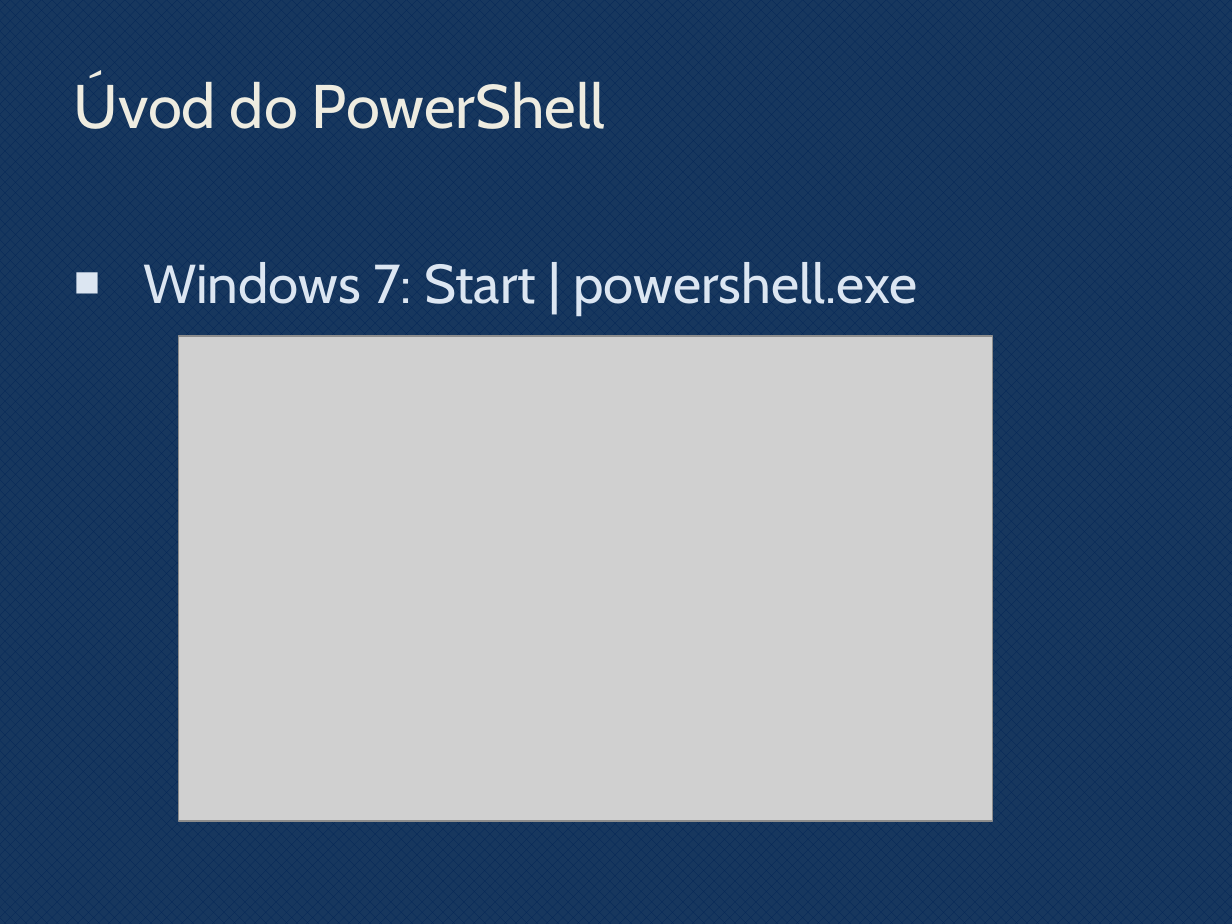
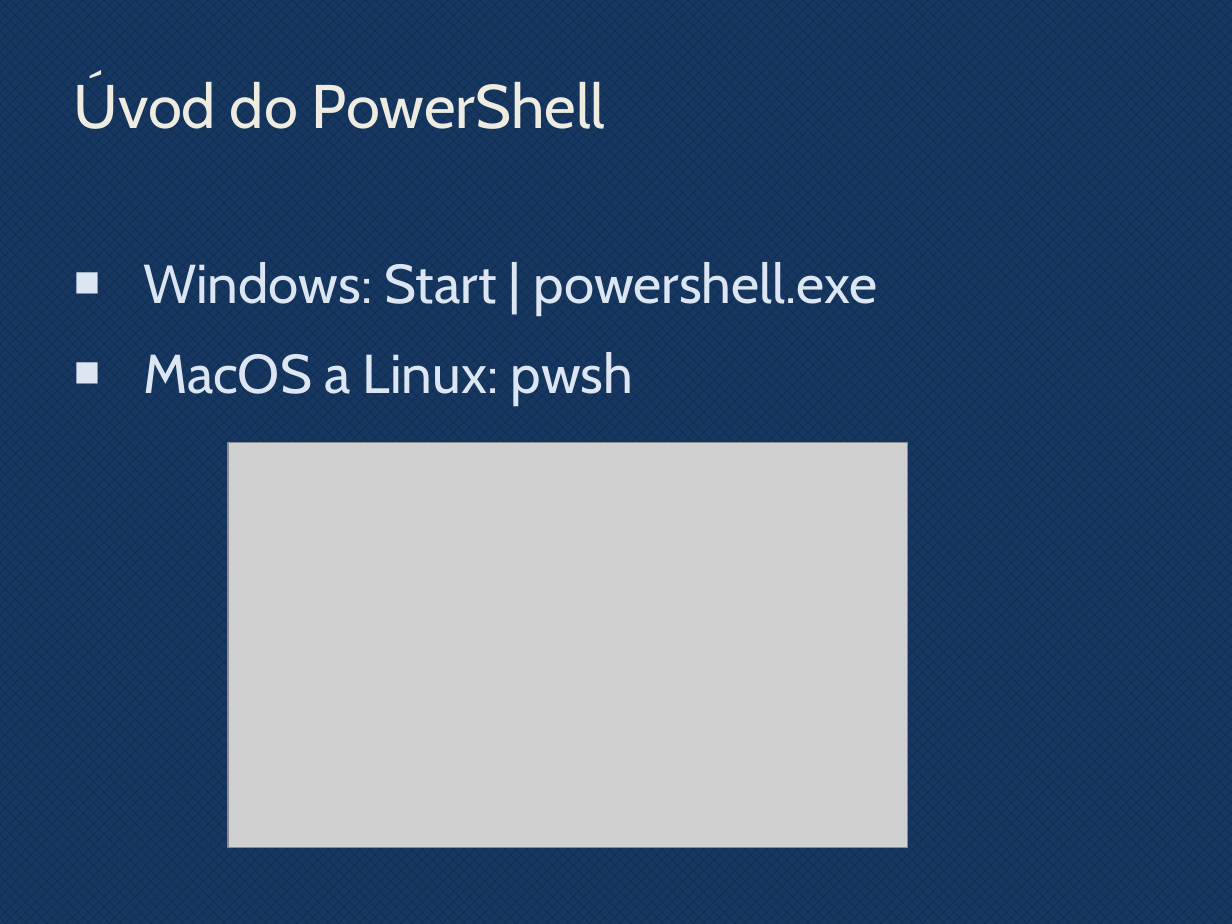
Before and after one commit to novotnyr/powershell-cvicebnica, a slide deck: slide 17 of slides/powershell.pptx. Drawn at 1232x924 pixels with LibreOffice and Linux fonts; fonts in the diff are those of the drawing; grey boxes stand for pictures; background and template pictures are left out. Boxes give left, top, right and bottom in pixels: in the first picture for what was removed or moved away, otherwise in the second. Text is boxed around its words. In the diff, an @@ line names an element or a change of style, - is before the commit and + after.

```diff
--- a/slides/powershell.pptx
+++ b/slides/powershell.pptx
@@ text at (143,262,878,405): text changed @@
-■ Windows 7: Start | powershell.exe
+■ Windows: Start | powershell.exe
+■ MacOS a Linux: pwsh
@@ picture: place and size @@
-picture at (179,336,993,822)
+picture at (228,442,908,848)
```
Also in this commit, not shown: 19 other slides changed, 2 slides added, 1 slide removed, 1 other file.
